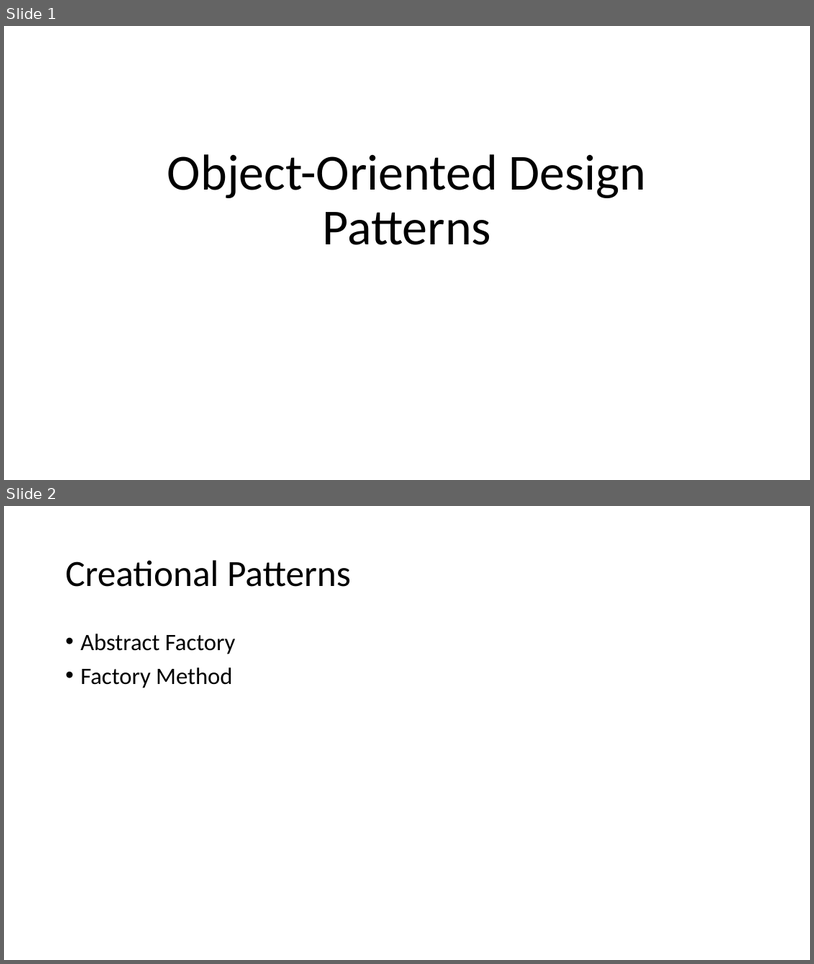
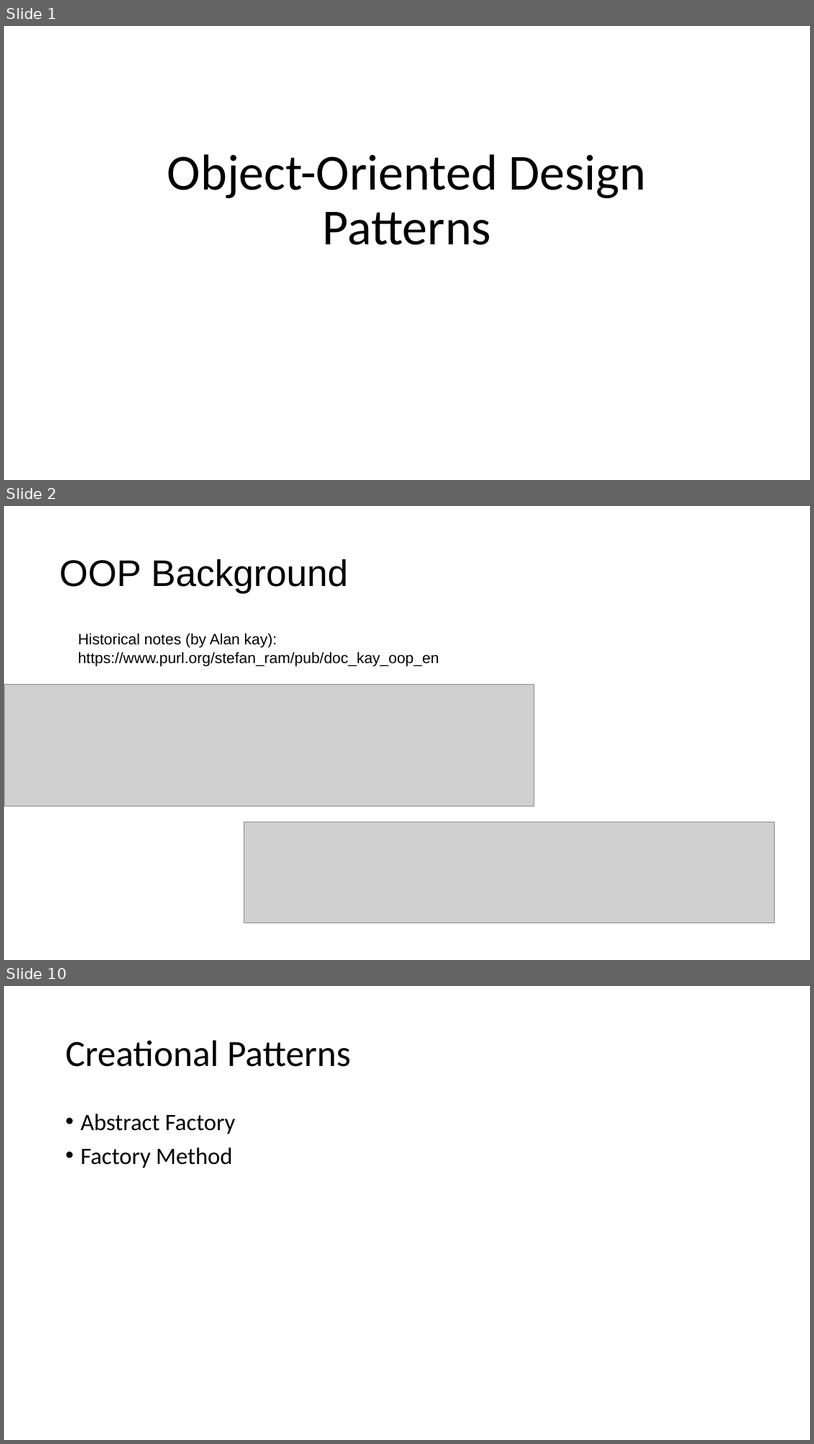
Before and after one commit to lzbair/OO-Paradigm, a slide deck: design-patterns/introduction.pptx. Shown one above the other, each under a label of ours: slides 1 and 2 before the commit, slides 1, 2 and 10 after it; the slides between them are not shown. The pictures are 814x964 and 814x1444 pixels, drawn with LibreOffice and Linux fonts; fonts in the diff are those of the drawing; grey boxes stand for pictures. Boxes give left, top, right and bottom in pixels: in the first picture for what was removed or moved away, otherwise in the second. Text is boxed around its words. In the diff, an @@ line names an element or a change of style, - is before the commit and + after.

```diff
--- a/design-patterns/introduction.pptx
+++ b/design-patterns/introduction.pptx
@@ slide 2 added at (x1=4, y1=506, x2=810, y2=960), background #FFFFFF @@
@@ title added at (x1=59, y1=559, x2=348, y2=593), 44 pt, text #000000 @@
+OOP Background
@@ text added at (x1=78, y1=633, x2=440, y2=666), 18 pt, text #000000 @@
+Historical notes (by Alan kay):
+https://www.purl.org/stefan_ram/pub/doc_kay_oop_en
@@ picture added at (x1=4, y1=684, x2=535, y2=806) @@
@@ picture added at (x1=244, y1=822, x2=774, y2=922) @@
@@ what was slide 2 is now slide 10 @@
```
Also in this commit, not shown: 7 other slides added.
